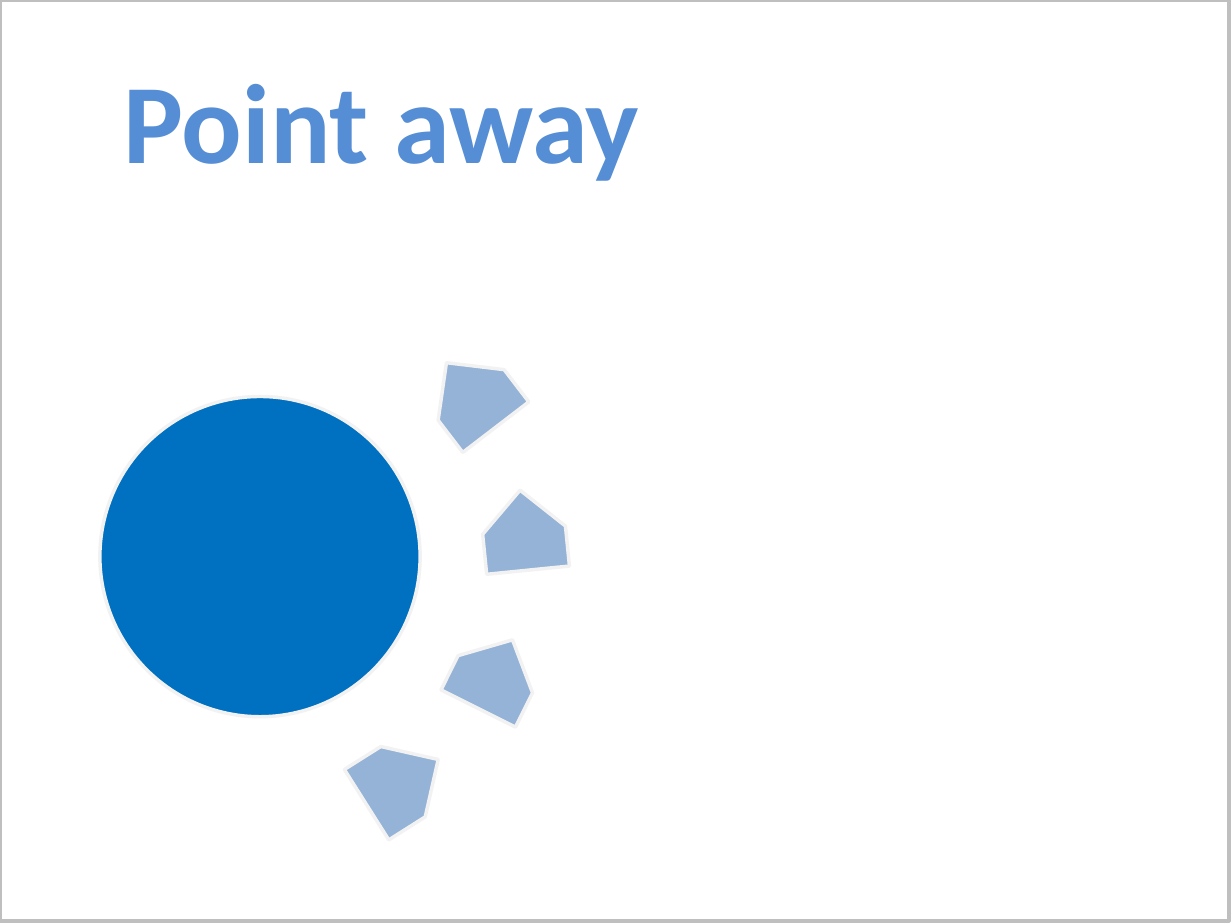
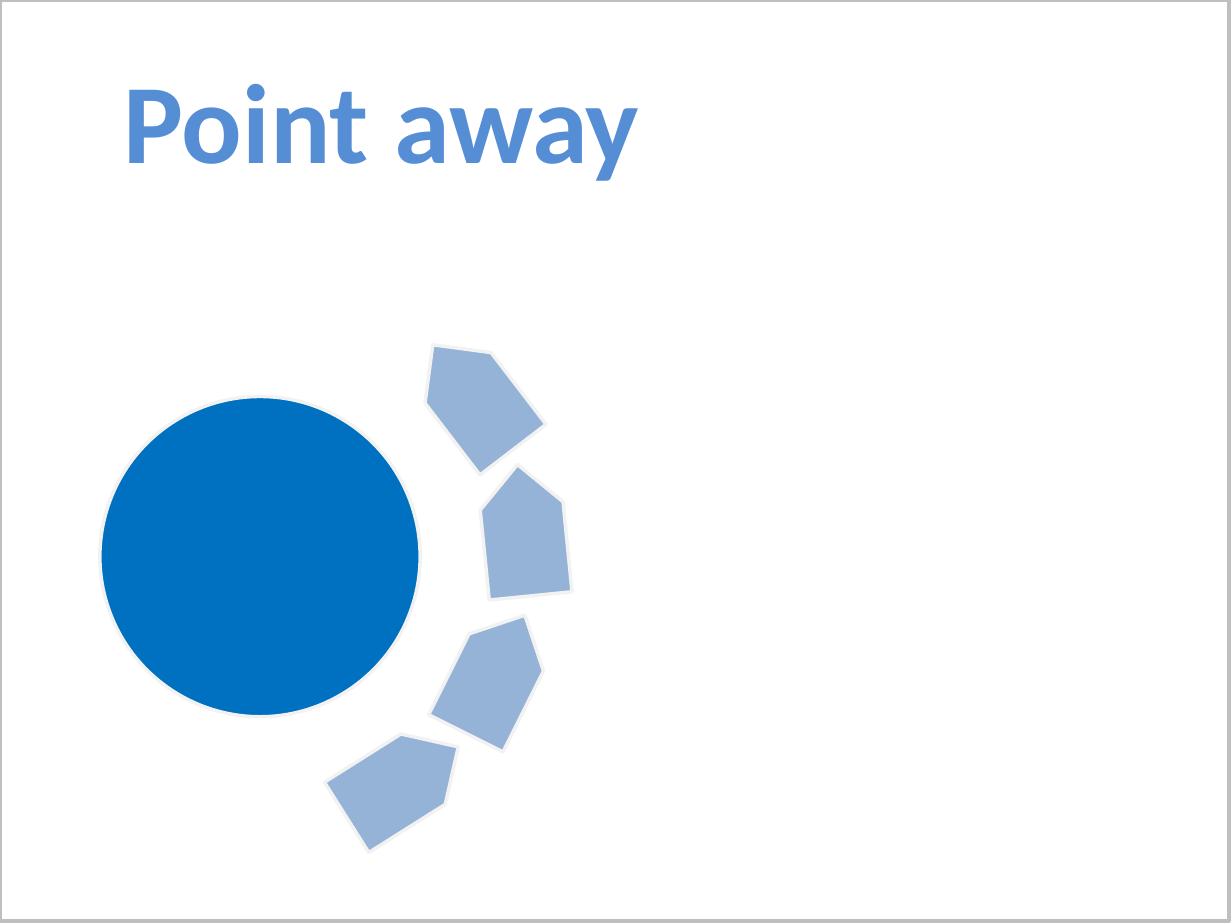
Before and after one commit to PowerPointLabs/PowerPointLabs, a slide deck: slide 18 of doc/PositionsLab gif.pptx. Drawn at 1232x924 pixels with LibreOffice and Linux fonts; fonts in the diff are those of the drawing. Boxes give left, top, right and bottom in pixels: in the first picture for what was removed or moved away, otherwise in the second. Text is boxed around its words. In the diff, an @@ line names an element or a change of style, - is before the commit and + after.

Commit message:
Minor tweaks to positionsLab gif

```diff
--- a/doc/PositionsLab gif.pptx
+++ b/doc/PositionsLab gif.pptx
@@ pentagon arrow: place and size @@
-pentagon arrow at bbox=[413, 338, 529, 453]
+pentagon arrow at bbox=[399, 320, 546, 476]
@@ pentagon arrow: place and size @@
-pentagon arrow at bbox=[479, 487, 570, 575]
+pentagon arrow at bbox=[476, 461, 572, 601]
@@ pentagon arrow: place and size @@
-pentagon arrow at bbox=[441, 622, 550, 728]
+pentagon arrow at bbox=[428, 597, 562, 753]
@@ pentagon arrow: place and size @@
-pentagon arrow at bbox=[344, 724, 461, 840]
+pentagon arrow at bbox=[324, 712, 480, 853]
```
Also in this commit, not shown: 4 other slides changed.
